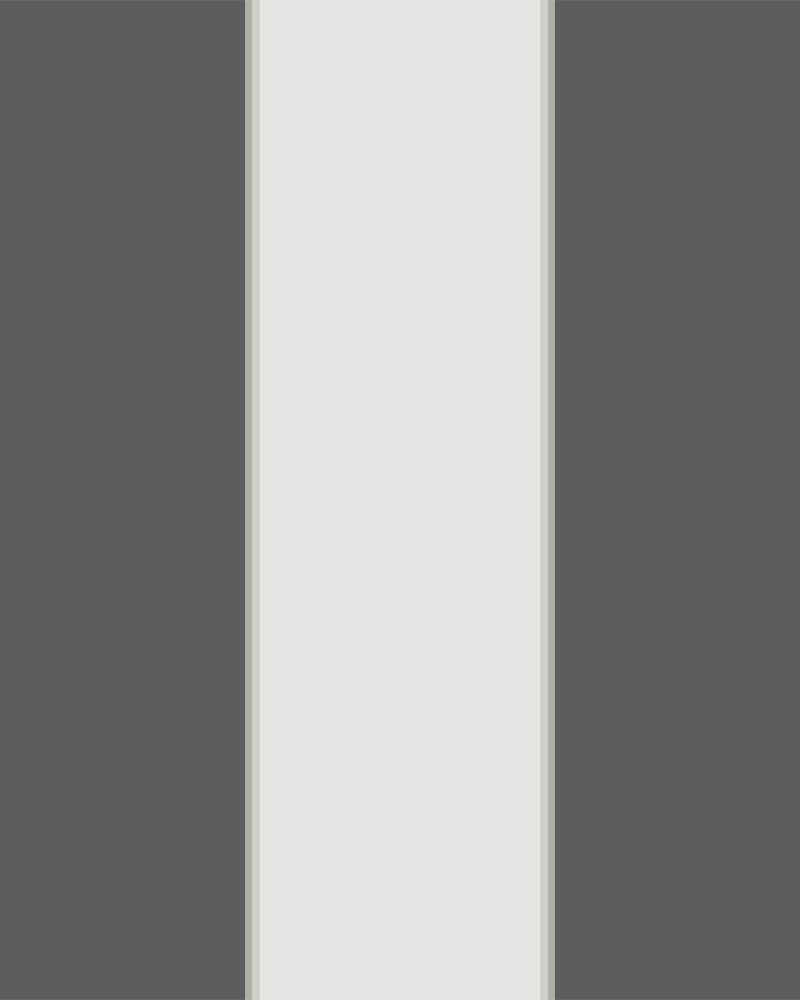
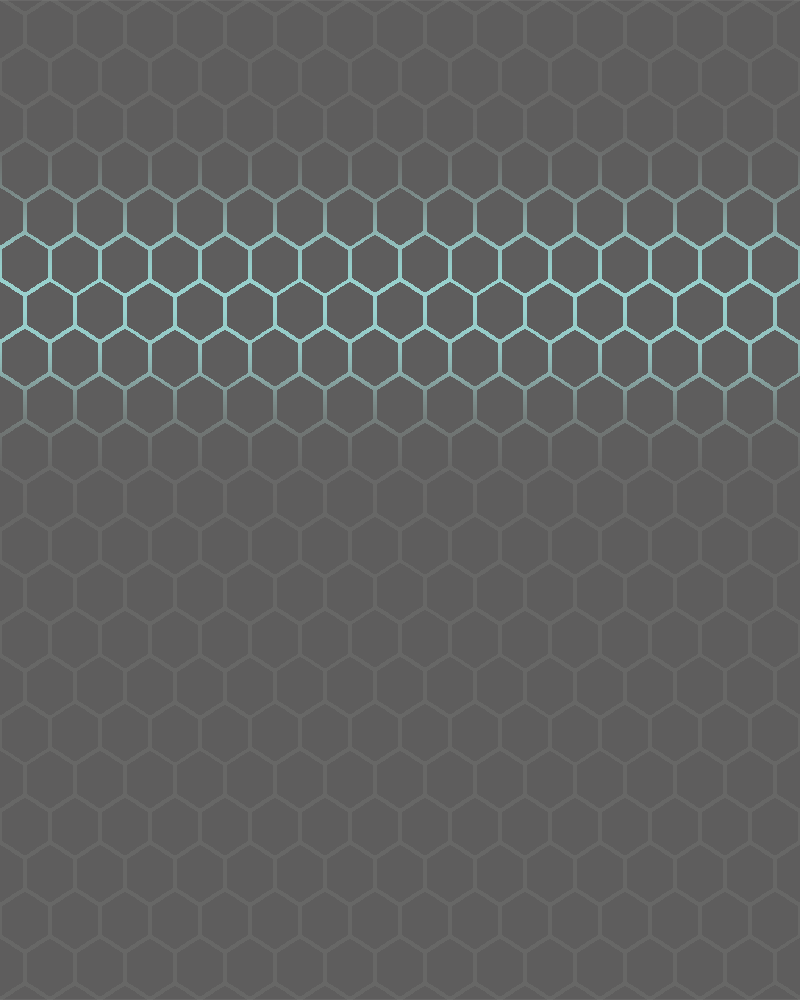
Before/after of a 800 × 1000 layered artwork. What changed in the layer stack:
hid "Panel Wall", painted on it over bbox(245, 0, 555, 1000)
added layer "Hexagon Light" (pin light, 62%) above "Hexagon tiles copy" over bbox(0, 91, 800, 507)
added layer "Hexagon tiles copy" (pin light) above "Transparent BG" over bbox(0, 0, 800, 1000)
